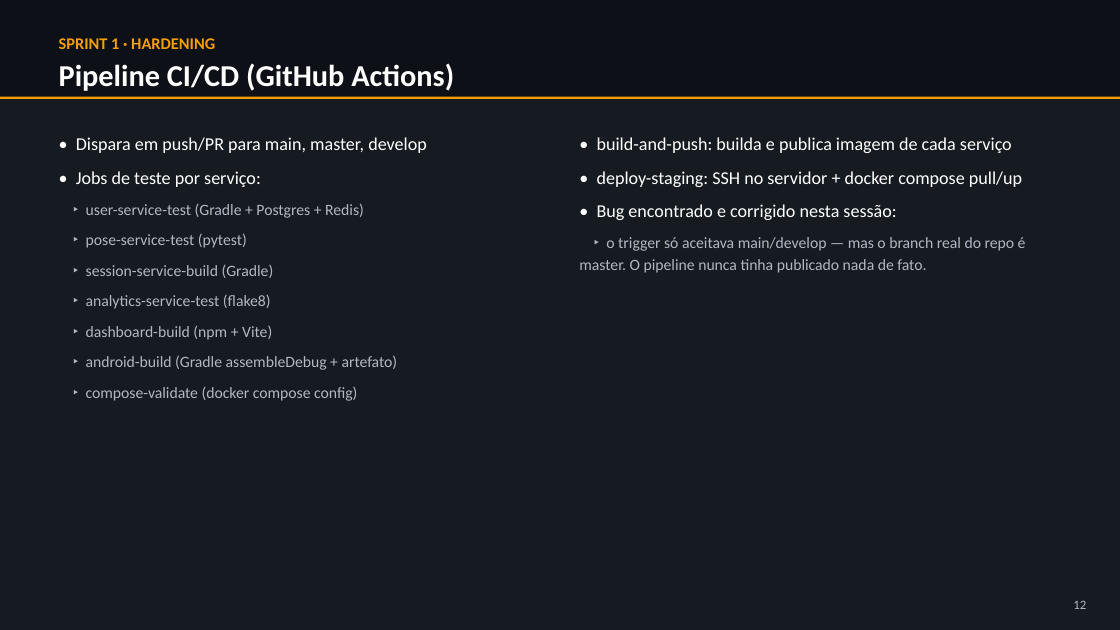
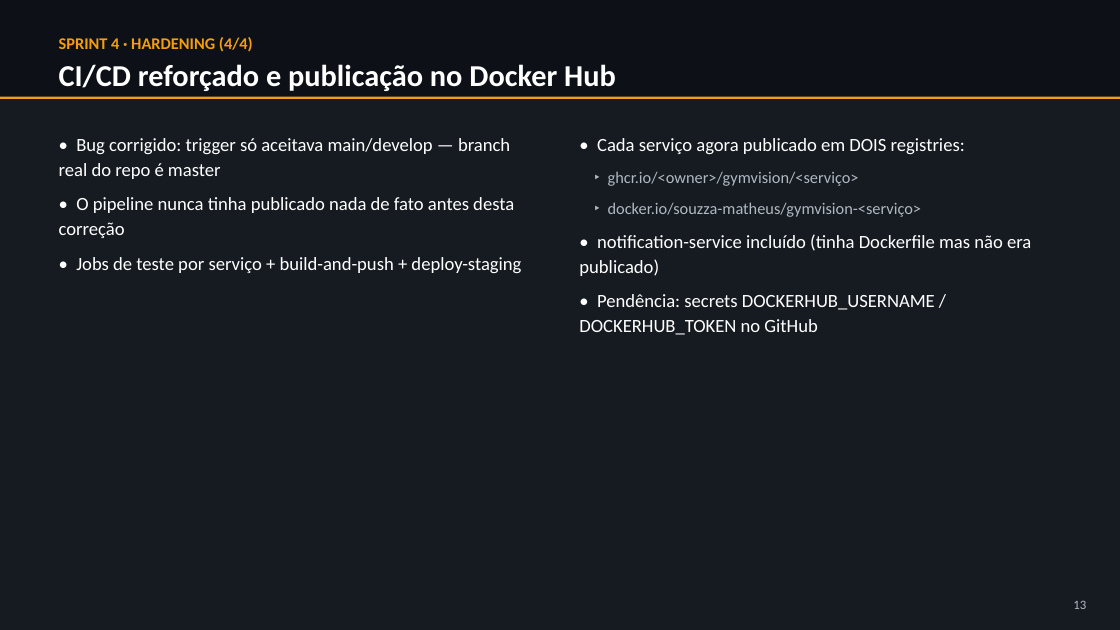
Before and after one commit to souzza-matheus/gym, a slide deck: slide 13 of GymVision_Historico_Projeto.pptx (slide 12 before the commit). Drawn at 1120x630 pixels with LibreOffice and Linux fonts; fonts in the diff are those of the drawing. Boxes give left, top, right and bottom in pixels: in the first picture for what was removed or moved away, otherwise in the second. Text is boxed around its words. In the diff, an @@ line names an element or a change of style, - is before the commit and + after.

```diff
--- a/GymVision_Historico_Projeto.pptx
+++ b/GymVision_Historico_Projeto.pptx
@@ text at (59, 37, 253, 52): text changed @@
-SPRINT 1 · HARDENING
+SPRINT 4 · HARDENING (4/4)
@@ text at (59, 64, 616, 91): text changed @@
-Pipeline CI/CD (GitHub Actions)
+CI/CD reforçado e publicação no Docker Hub
@@ text at (59, 138, 521, 273): text changed; size 13.5 to 16 pt; text colour #B0B8C2 to #FFFFFF @@
-• Dispara em push/PR para main, master, develop
-• Jobs de teste por serviço:
-‣ user-service-test (Gradle + Postgres + Redis)
-‣ pose-service-test (pytest)
-‣ session-service-build (Gradle)
-‣ analytics-service-test (flake8)
-‣ dashboard-build (npm + Vite)
-‣ android-build (Gradle assembleDebug + artefato)
-‣ compose-validate (docker compose config)
+• Bug corrigido: trigger só aceitava main/develop — branch real do repo é master
+• O pipeline nunca tinha publicado nada de fato antes desta correção
+• Jobs de teste por serviço + build-and-push + deploy-staging
@@ text at (579, 138, 1031, 335): text changed; size 15.5 to 16 pt @@
-• build-and-push: builda e publica imagem de cada serviço
-• deploy-staging: SSH no servidor + docker compose pull/up
-• Bug encontrado e corrigido nesta sessão:
-‣ o trigger só aceitava main/develop — mas o branch real do repo é master. O pipeline nunca tinha publicado nada de fato.
+• Cada serviço agora publicado em DOIS registries:
+‣ ghcr.io/<owner>/gymvision/<serviço>
+‣ docker.io/souzza-matheus/gymvision-<serviço>
+• notification-service incluído (tinha Dockerfile mas não era publicado)
+• Pendência: secrets DOCKERHUB_USERNAME / DOCKERHUB_TOKEN no GitHub
```
Also in this commit, not shown: 9 other slides changed, 5 slides added, 7 slides removed.
